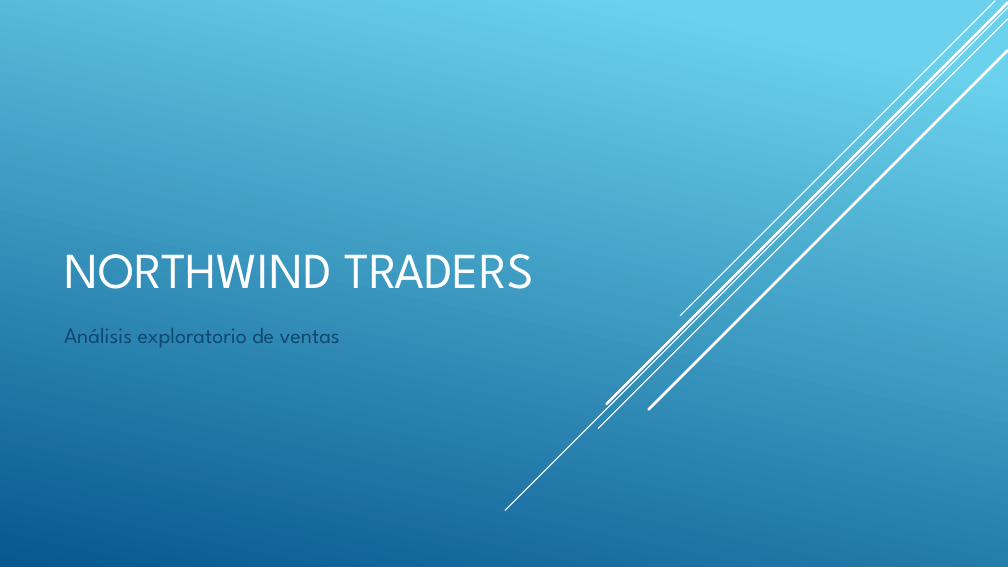
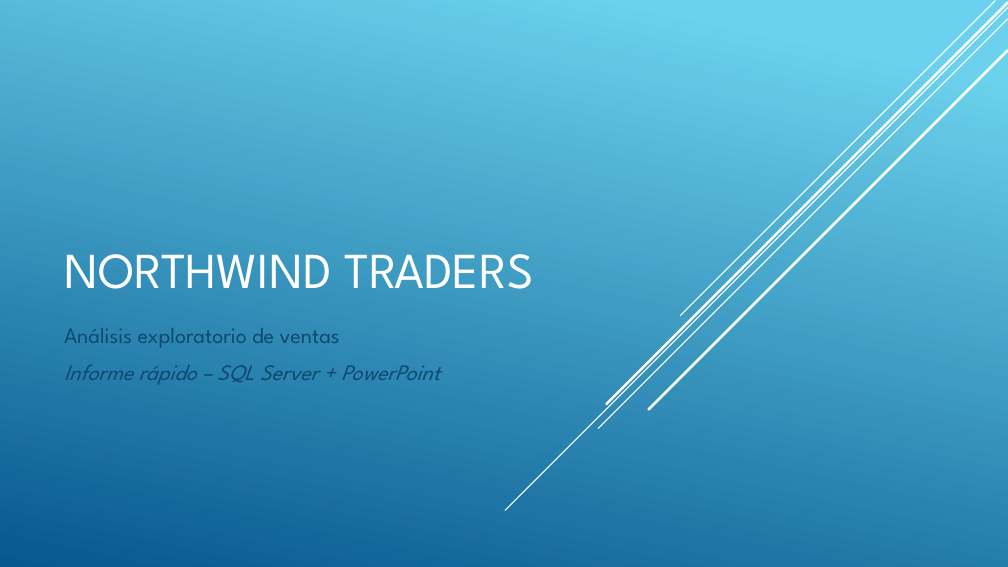
Before and after one commit to FedericoLami/NorthWind, a slide deck: slide 1 of Northwind traders.pptx. Drawn at 1008x567 pixels with LibreOffice and Linux fonts; fonts in the diff are those of the drawing. Boxes give left, top, right and bottom in pixels: in the first picture for what was removed or moved away, otherwise in the second. Text is boxed around its words. In the diff, an @@ line names an element or a change of style, - is before the commit and + after.

```diff
--- a/Northwind traders.pptx
+++ b/Northwind traders.pptx
@@ subtitle at <box>64,365,440,384</box>: paragraph added @@
+Informe rápido – SQL Server + PowerPoint
```
Also in this commit, not shown: 3 slides added, 1 slide removed.
